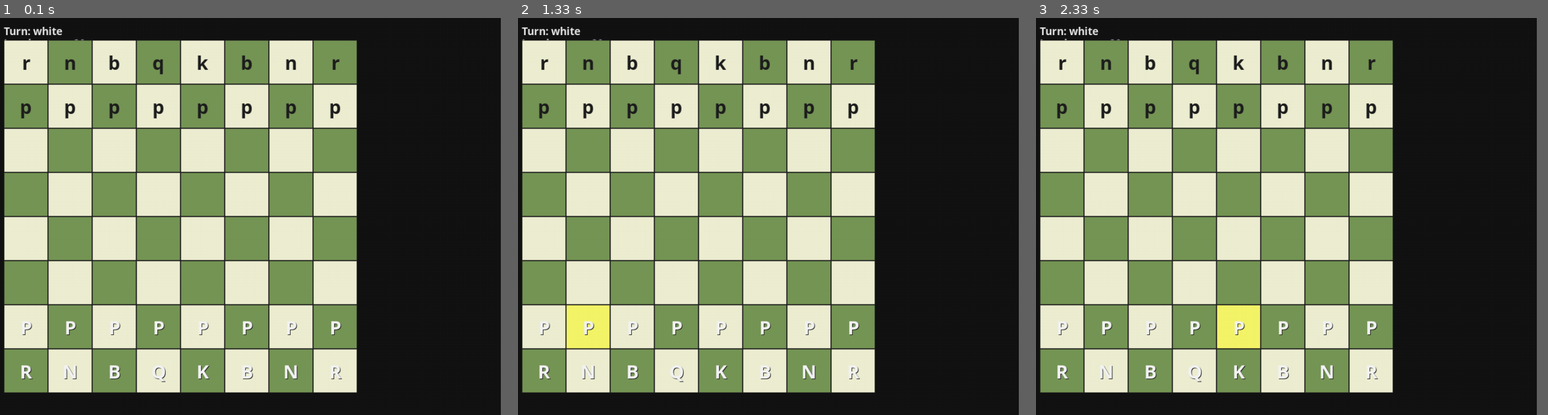
Above: before the commit, frames 1-3 (left to right).
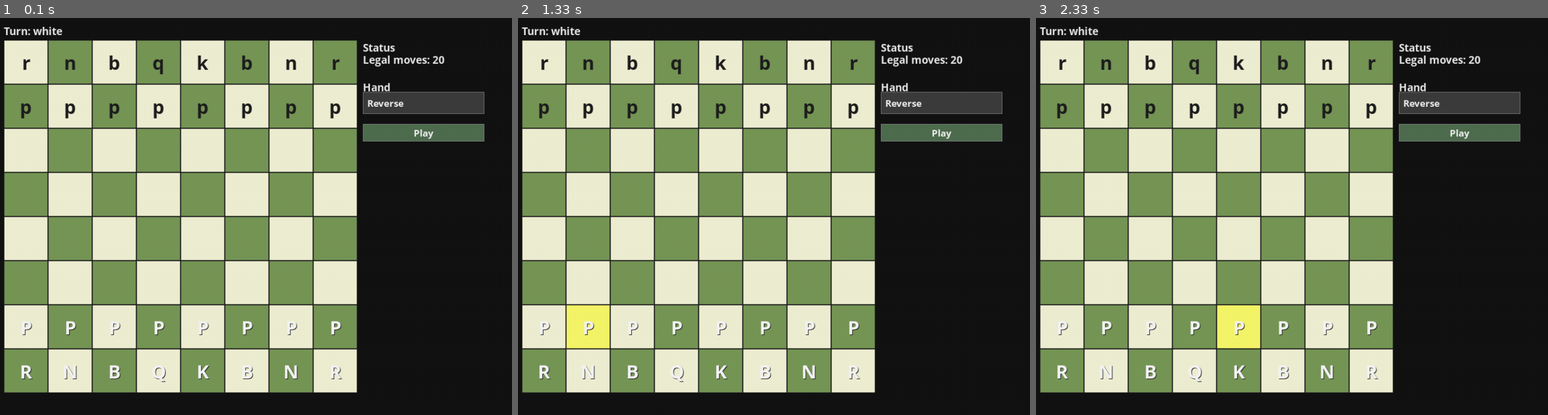
Above: after the commit, the same moments.

Repository: MeansMarkus/Wynd
Game: pygame game, started from pygame_main.py
Two runs of this game, one before a commit and one after it. Both use one fixed random seed, a clock stepped at 60 frames per second and the inputs below.
Inputs (mouse positions are in pixels of both pictures, inside the frame that each line leads up to):
- Up to frame 1 (0.1 s): no input
- Up to frame 2 (1.33 s): click (942, 133) at 0.38 s, where only the run after the commit has a clickable "Play"; click (768, 240) at 0.72 s; click (599, 307) at 1.05 s
- Up to frame 3 (2.33 s): click (1343, 252) at 1.38 s; click (1256, 319) at 2.22 s
In our replay, the window is 881x675 before the commit and 900x675 after it. These sizes can differ from the game's own. Grey fills any space a smaller window leaves; there, only what the larger window draws over its background counts as a difference.

The runs differ from the first frame. In frame 1, 3.1% of the frame differs, in the area x 0-95%, y 5-95%; in frame 2, 3.1%; in frame 3, 3.1%.

Commit message:
based card logic and functions

Diff:
--- a/pygame_main.py
+++ b/pygame_main.py
@@ -2,8 +2,25 @@
 
 import pygame
 
+from cards.card import Deck
+from cards.plus_four import PlusFourCard
+from cards.plus_two import PlusTwoCard
+from cards.reverse import ReverseCard
+from cards.skip import SkipCard
 from game.board import Board
+from game.game_state import GameState
+from game.turn_manager import TurnManager
+from players.player import Player
 from ui.renderer import Renderer
+
+
+def build_deck():
+    cards = []
+    cards.extend(ReverseCard() for _ in range(4))
+    cards.extend(SkipCard() for _ in range(4))
+    cards.extend(PlusTwoCard() for _ in range(4))
+    cards.extend(PlusFourCard() for _ in range(2))
+    return Deck(cards)
 
 
 def main():
@@ -13,8 +30,13 @@
     board.setup_initial()
     renderer = Renderer(board)
 
+    players = [Player("White", "white"), Player("Black", "black")]
+    turn_manager = TurnManager(players)
+    deck = build_deck()
+    state = GameState(board, players, turn_manager, deck)
+
     board_pixels = board.size * renderer.cell_size
-    window_width = renderer.margin * 2 + board_pixels + 220
+    window_width = renderer.margin * 2 + board_pixels + renderer.panel_width
     window_height = renderer.margin * 2 + board_pixels
     screen = pygame.display.set_mode((window_width, window_height))
     pygame.display.set_caption("Chaos Chess")
@@ -22,10 +44,18 @@
     clock = pygame.time.Clock()
     running = True
     selected = None
-    turn = "white"
+    selected_card_index = None
+    turn_started = True
 
     while running:
+        player = turn_manager.current_player()
+        turn = player.color
         is_checkmate = board.is_checkmate(turn)
+        if turn_started:
+            if len(player.hand) < 5:
+                player.draw(deck)
+            turn_started = False
+
         for event in pygame.event.get():
             if event.type == pygame.QUIT:
                 running = False
@@ -34,6 +64,31 @@
             if is_checkmate:
                 continue
             if event.type == pygame.MOUSEBUTTONDOWN and event.button == 1:
+                hand_start_y = renderer.last_hand_start_y
+                if hand_start_y is not None and renderer.play_button_hit(
+                    event.pos, len(player.hand), hand_start_y
+                ):
+                    if selected_card_index is not None:
+                        try:
+                            player.play_card(selected_card_index, state)
+                        except ValueError:
+                            pass
+                        selected_card_index = None
+                        turn_manager.advance()
+                        turn_started = True
+                        selected = None
+                        continue
+
+                card_index = None
+                if hand_start_y is not None:
+                    card_index = renderer.card_at_pos(event.pos, len(player.hand), hand_start_y)
+                if card_index is not None:
+                    if selected_card_index == card_index:
+                        selected_card_index = None
+                    else:
+                        selected_card_index = card_index
+                    continue
+
                 clicked = renderer.square_from_mouse(event.pos)
                 if clicked is None:
                     selected = None
@@ -50,7 +105,8 @@
                     end = board.coords_to_square(clicked[0], clicked[1])
                     try:
                         board.move_piece(start, end, turn)
-                        turn = "black" if turn == "white" else "white"
+                        turn_manager.advance()
+                        turn_started = True
                     except ValueError:
                         pass
                     selected = None
@@ -70,6 +126,9 @@
             turn=turn,
             status_lines=status_lines,
             moves=board.move_history,
+            hand=player.hand,
+            selected_card_index=selected_card_index,
+            show_play=True,
         )
         pygame.display.flip()
         clock.tick(60)
--- a/ui/renderer.py
+++ b/ui/renderer.py
@@ -15,10 +15,28 @@
         self.outline = (15, 15, 15)
         self.font = pygame.font.SysFont("Segoe UI", 36, bold=True)
         self.status_font = pygame.font.SysFont("Segoe UI", 20, bold=True)
+        self.card_font = pygame.font.SysFont("Segoe UI", 18, bold=True)
+        self.card_bg = (60, 60, 60)
+        self.card_bg_selected = (90, 90, 90)
+        self.card_text = (240, 240, 240)
+        self.card_border = (120, 120, 120)
+        self.panel_width = 240
+        self.last_hand_start_y = None
 
-    def draw(self, screen, selected=None, turn=None, status_lines=None, moves=None):
-        self._draw_status(screen, turn, status_lines)
-        self._draw_moves(screen, moves)
+    def draw(
+        self,
+        screen,
+        selected=None,
+        turn=None,
+        status_lines=None,
+        moves=None,
+        hand=None,
+        selected_card_index=None,
+        show_play=False,
+    ):
+        self._draw_status(screen, turn)
+        panel_y = self._draw_side_panel(screen, status_lines, moves)
+        self._draw_hand(screen, hand, selected_card_index, show_play, panel_y)
         board_size = self.board.size
         for row in range(board_size):
             for col in range(board_size):
@@ -53,28 +71,35 @@
                         screen.blit(outline, outline_rect.move(1, 1))
                     screen.blit(label, label_rect)
 
-    def _draw_status(self, screen, turn, status_lines):
+    def _draw_status(self, screen, turn):
         y = 10
         if turn:
             label = self.status_font.render(f"Turn: {turn}", True, (230, 230, 230))
             screen.blit(label, (self.margin, y))
             y += 22
 
+    def _draw_side_panel(self, screen, status_lines, moves):
+        y = self.margin
+        if not status_lines and not moves:
+            return y
+
+        max_lines = 12
+        x = self.margin + self.board.size * self.cell_size + 10
+
         if status_lines:
+            title = self.status_font.render("Status", True, (230, 230, 230))
+            screen.blit(title, (x, y))
+            y += 22
             for line in status_lines:
                 label = self.status_font.render(line, True, (230, 230, 230))
-                screen.blit(label, (self.margin, y))
-                y += 22
+                screen.blit(label, (x, y))
+                y += 20
+            y += 10
 
-    def _draw_moves(self, screen, moves):
         if not moves:
-            return
+            return y
 
-        max_lines = 12
         recent = moves[-max_lines:]
-        x = self.margin + self.board.size * self.cell_size + 10
-        y = self.margin
-
         title = self.status_font.render("Moves", True, (230, 230, 230))
         screen.blit(title, (x, y))
         y += 22
@@ -89,6 +114,70 @@
             screen.blit(label, (x, y))
             y += 20
 
+        return y
+
+    def _draw_hand(self, screen, hand, selected_card_index, show_play, start_y):
+        if not hand:
+            self.last_hand_start_y = None
+            return
+
+        x = self.margin + self.board.size * self.cell_size + 10
+        y = start_y + 20
+
+        title = self.status_font.render("Hand", True, (230, 230, 230))
+        screen.blit(title, (x, y))
+        y += 22
+
+        self.last_hand_start_y = y
+
+        card_rects, play_rect = self._hand_layout(y, len(hand))
+        for idx, card in enumerate(hand):
+            rect = card_rects[idx]
+            is_selected = idx == selected_card_index
+            bg = self.card_bg_selected if is_selected else self.card_bg
+            pygame.draw.rect(screen, bg, rect)
+            pygame.draw.rect(screen, self.card_border, rect, 1)
+            label = self.card_font.render(str(card), True, self.card_text)
+            label_rect = label.get_rect(midleft=(rect.x + 8, rect.centery))
+            screen.blit(label, label_rect)
+
+        if show_play and play_rect:
+            pygame.draw.rect(screen, (80, 110, 80), play_rect)
+            pygame.draw.rect(screen, self.card_border, play_rect, 1)
+            label = self.card_font.render("Play", True, self.card_text)
+            label_rect = label.get_rect(center=play_rect.center)
+            screen.blit(label, label_rect)
+
+    def _hand_layout(self, start_y, count):
+        if count <= 0:
+            return [], None
+
+        x = self.margin + self.board.size * self.cell_size + 10
+        card_w = self.panel_width - 20
+        card_h = 40
+        gap = 8
+        rects = []
+        for i in range(count):
+            y = start_y + i * (card_h + gap)
+            rects.append(pygame.Rect(x, y, card_w, card_h))
+
+        play_y = start_y + count * (card_h + gap) + 10
+        play_rect = pygame.Rect(x, play_y, card_w, 32)
+        return rects, play_rect
+
+    def card_at_pos(self, pos, hand_count, start_y):
+        rects, _ = self._hand_layout(start_y, hand_count)
+        for idx, rect in enumerate(rects):
+            if rect.collidepoint(pos):
+                return idx
+        return None
+
+    def play_button_hit(self, pos, hand_count, start_y):
+        _, play_rect = self._hand_layout(start_y, hand_count)
+        if play_rect and play_rect.collidepoint(pos):
+            return True
+        return False
+
     def square_from_mouse(self, pos):
         x, y = pos
         board_size = self.board.size
